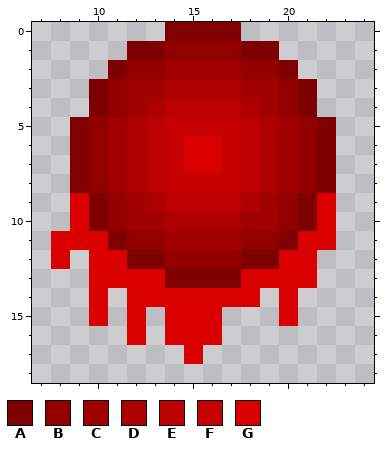
A pixel-art sprite gets an edit: games/towerDefense/asset/projectile/fireball.png. That is the earlier state.
The file is 32x32 pixels. Shown: x 7..24, y 0..18. The old version is drawn lined up with the new one.
Palette (. is transparent): A #7f0000  B #930000  C #a00000  D #ad0000  E #bc0000  F #c60000  G #db0000
Pixels before, first column x 8:
 0 ......AAAA.....
 1 ....AABBBBAA...
 2 ...ABBCCCCBBA..
 3 ..ABCCDDDDCCBA.
 4 ..ABCDEEEEDCBA.
 5 .ABCDEFFFFEDCBA
 6 .ABCDEFGGFEDCBA
 7 .ABCDEFGGFEDCBA
 8 .ABCDEFFFFEDCBA
 9 .GABCDEEEEDCBAG
10 .GABCCDDDDCCBAG
11 GGGABBCCCCBBAGG
12 G.GGAABBBBAAGG.
13 ..GGGGAAAAGGGG.
14 ..G.GGGGGGG.G..
15 ..G.G.GGG...G..
16 ....G.GGG......
17 .......G.......
The same view after the edit:
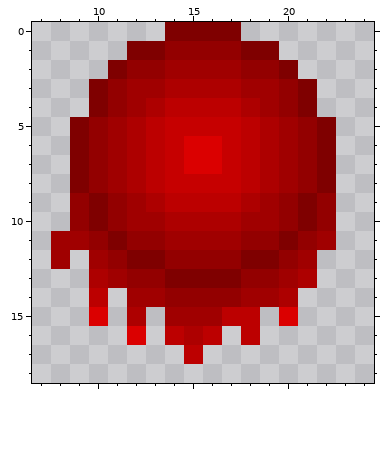
Changes in this commit:
{"change": "whole drawing moved by +0,-7 (the old picture is shown already moved)"}
{"y":9,"x":9,"old":"G","new":"B"}
{"y":9,"x":22,"old":"G","new":"B"}
{"y":10,"x":9,"old":"G","new":"B"}
{"y":10,"x":22,"old":"G","new":"B"}
{"y":11,"x":8,"old":"GGG","new":"CCB"}
{"y":11,"x":21,"old":"GG","new":"BC"}
{"y":12,"x":8,"old":"G","new":"C"}
{"y":12,"x":10,"old":"GG","new":"CB"}
{"y":12,"x":20,"old":"GG","new":"BC"}
{"y":13,"x":10,"old":"GGGG","new":"DCBB"}
{"y":13,"x":18,"old":"GGGG","new":"BBCD"}
{"y":14,"x":10,"old":"G","new":"E"}
{"y":14,"x":12,"old":"GGGGGGG.G","new":"CCBBBBCCD"}
{"y":15,"x":12,"old":"G","new":"D"}
{"y":15,"x":14,"old":"GGG..","new":"CCCEE"}
{"y":16,"x":14,"old":"GGG","new":"EDE"}
{"y":16,"x":18,"old":".","new":"E"}
{"y":17,"x":15,"old":"G","new":"E"}
{"label":"changed","picture_box":[51,193,336,364]}
